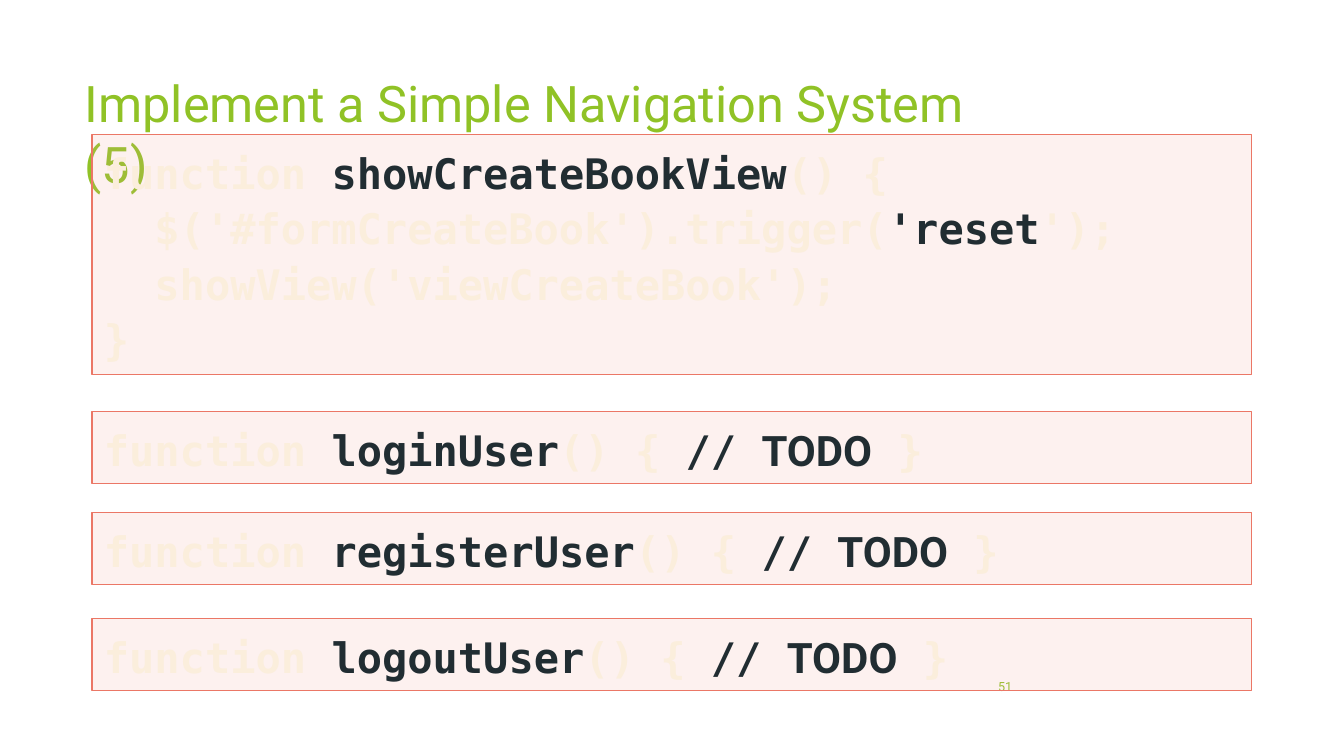
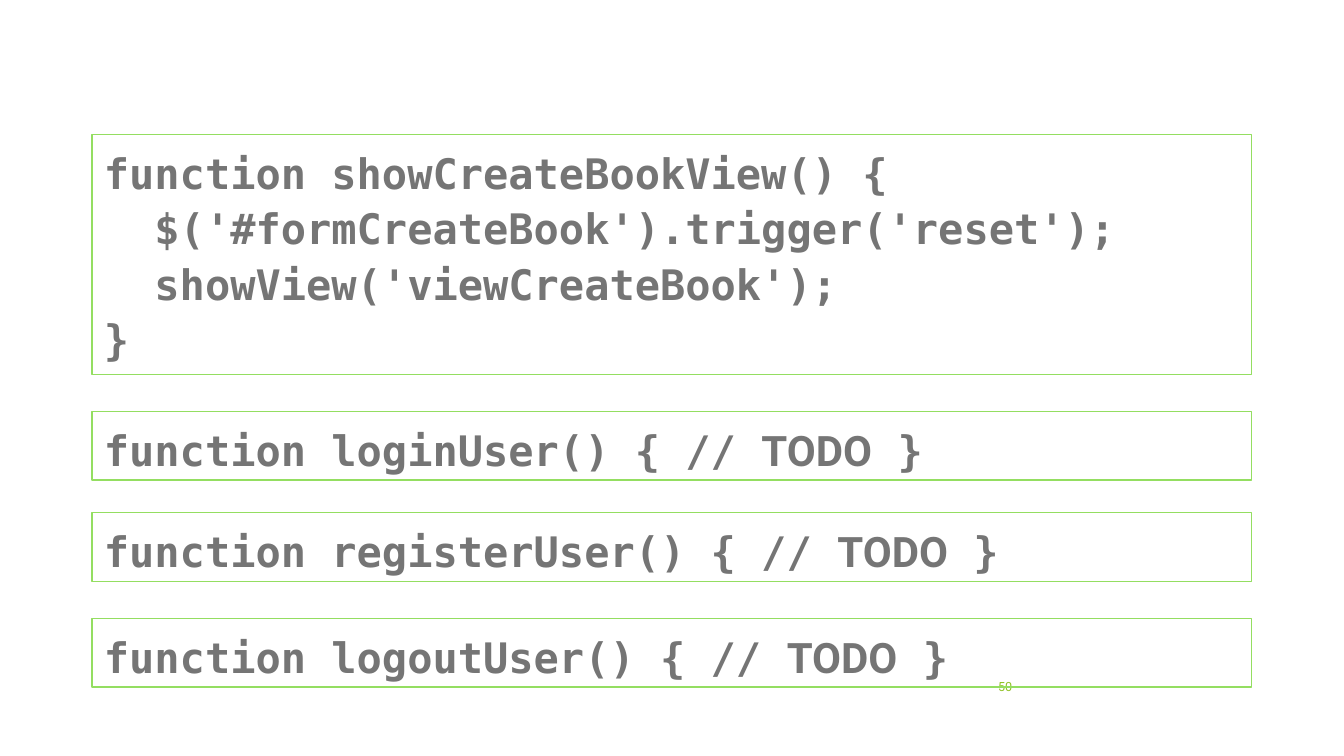
Before and after one commit to profjordanov/hybrid-app-development, a slide deck: slide 50 of 03. Async JS/tasks.pptx (slide 51 before the commit). Drawn at 1344x756 pixels with LibreOffice and Linux fonts; fonts in the diff are those of the drawing. Boxes give left, top, right and bottom in pixels: in the first picture for what was removed or moved away, otherwise in the second. Text is boxed around its words. In the diff, an @@ line names an element or a change of style, - is before the commit and + after.

```diff
--- a/03. Async JS/tasks.pptx
+++ b/03. Async JS/tasks.pptx
@@ title removed at <box>85,84,964,194</box> @@
-Implement a Simple Navigation System (5)
@@ rectangle "function showCreateBookView() {" at <box>92,134,1251,374</box>: text colour #FBEEDC to #767676 in "function showCreateBookView() {", "$('#formCreateBook').trigger('reset');", "showView('viewCreateBook');", "}"; text colour #212D32 to #767676 in "showCreateBookView()", "$('#formCreateBook').trigger('reset');"; fill #F2A499 at 15% opacity to none; outline #EB7766 1 pt to #94DE61 1 pt @@
@@ rectangle "function loginUser() { // TODO ..." at <box>92,411,1251,480</box>: text colour #FBEEDC to #767676 in "function loginUser() { }"; text colour #212D32 to #767676 in "loginUser() // TODO"; fill #F2A499 at 15% opacity to none; outline #EB7766 1 pt to #94DE61 1 pt @@
@@ rectangle "function registerUser() { // TODO ..." at <box>92,513,1251,582</box>: text colour #FBEEDC to #767676 in "function registerUser() { }"; text colour #212D32 to #767676 in "registerUser() // TODO"; fill #F2A499 at 15% opacity to none; outline #EB7766 1 pt to #94DE61 1 pt @@
@@ rectangle "function logoutUser() { // TODO ..." at <box>92,618,1251,687</box>: text colour #FBEEDC to #767676 in "function logoutUser() { }"; text colour #212D32 to #767676 in "logoutUser() // TODO"; fill #F2A499 at 15% opacity to none; outline #EB7766 1 pt to #94DE61 1 pt @@
@@ page number at <box>998,682,1012,691</box>: text changed @@
-51
+50
```
Also in this commit, not shown: 50 other slides changed, 9 slides added, 13 slides removed, 1 other file.
